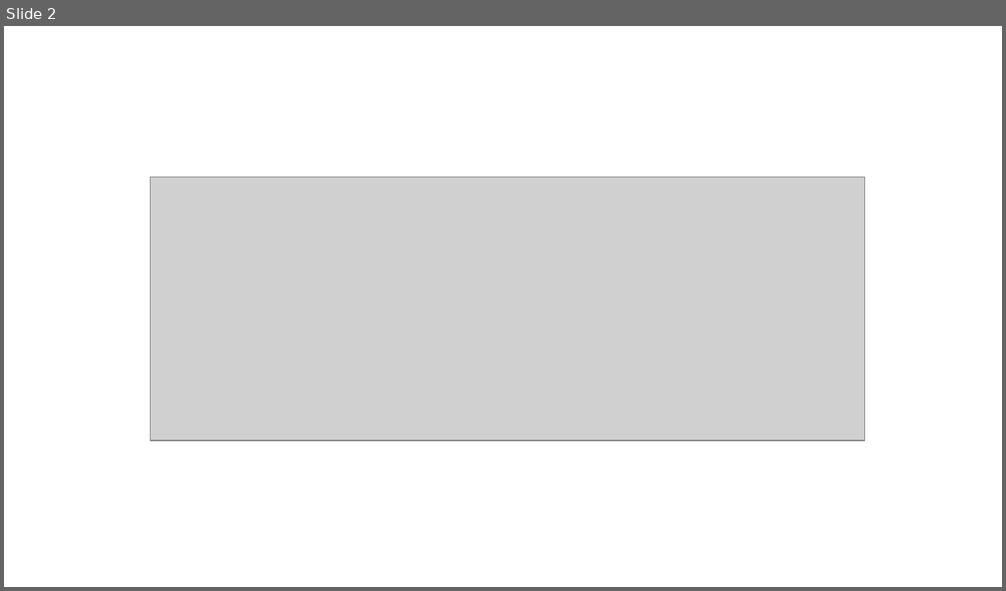
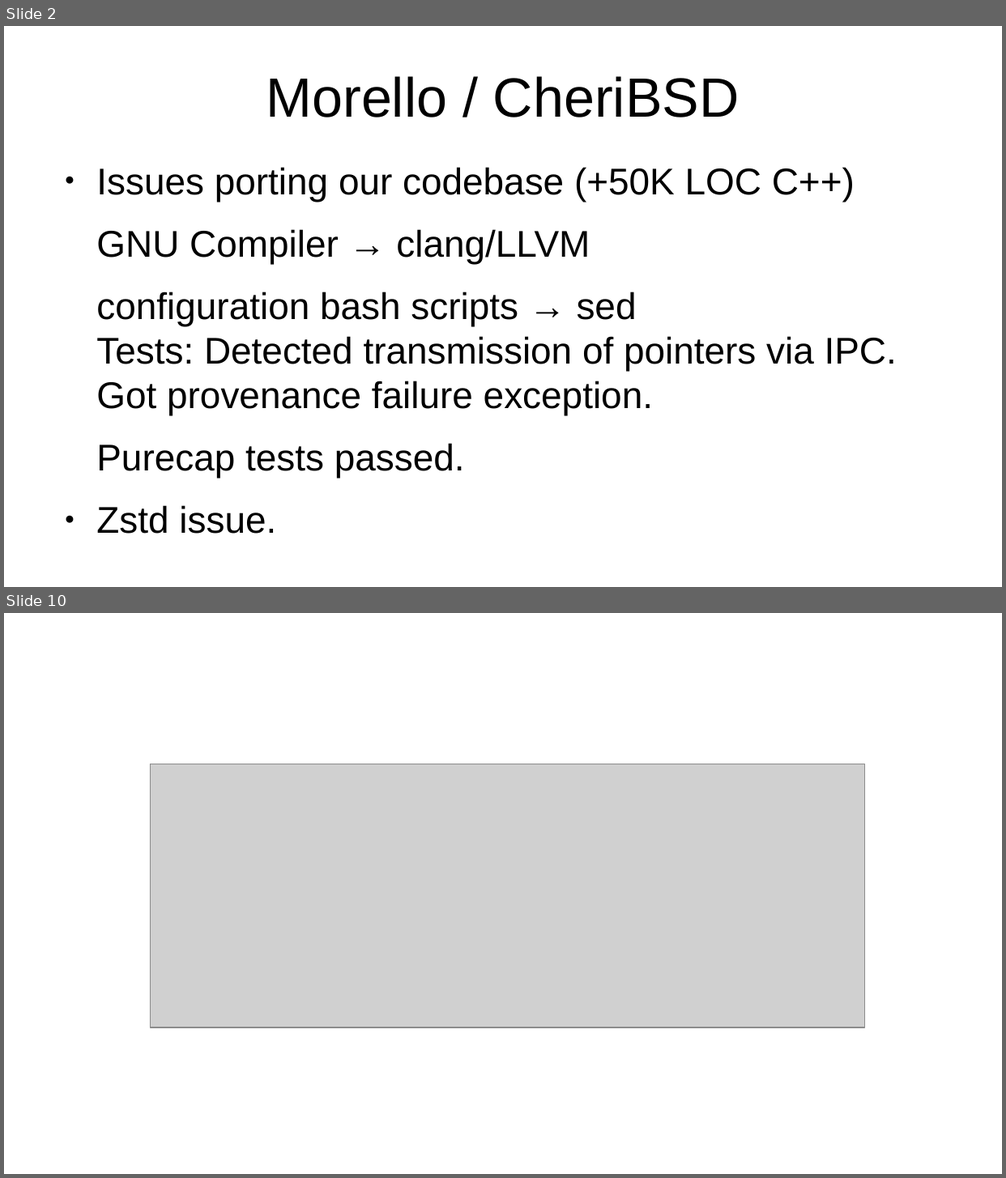
Before and after one commit to root1m3/morello, a slide deck: doc/comparmentalization.odp. Shown one above the other, each under a label of ours: slide 2 before the commit, slides 2 and 10 after it; the slides between them are not shown. The pictures are 1006x591 and 1006x1178 pixels, drawn with LibreOffice and Linux fonts; fonts in the diff are those of the drawing; grey boxes stand for pictures. Boxes give left, top, right and bottom in pixels: in the first picture for what was removed or moved away, otherwise in the second. Text is boxed around its words. In the diff, an @@ line names an element or a change of style, - is before the commit and + after.

```diff
--- a/doc/comparmentalization.odp
+++ b/doc/comparmentalization.odp
@@ slide 2 added at <box>4,26,1002,587</box>, background #FFFFFF @@
@@ title added at <box>266,76,739,118</box>, 44 pt, text #000000 @@
+Morello / CheriBSD
@@ text added at <box>96,167,897,478</box>, 29.6 pt, text #000000 @@
+● Issues porting our codebase (+50K LOC C++)
+GNU Compiler → clang/LLVM
+configuration bash scripts → sed
+Tests: Detected transmission of pointers via IPC. Got provenance failure exception.
+Purecap tests passed.
+● Zstd issue.
@@ what was slide 2 is now slide 10 @@
```
Also in this commit, not shown: 1 slide changed, 11 other slides added.
